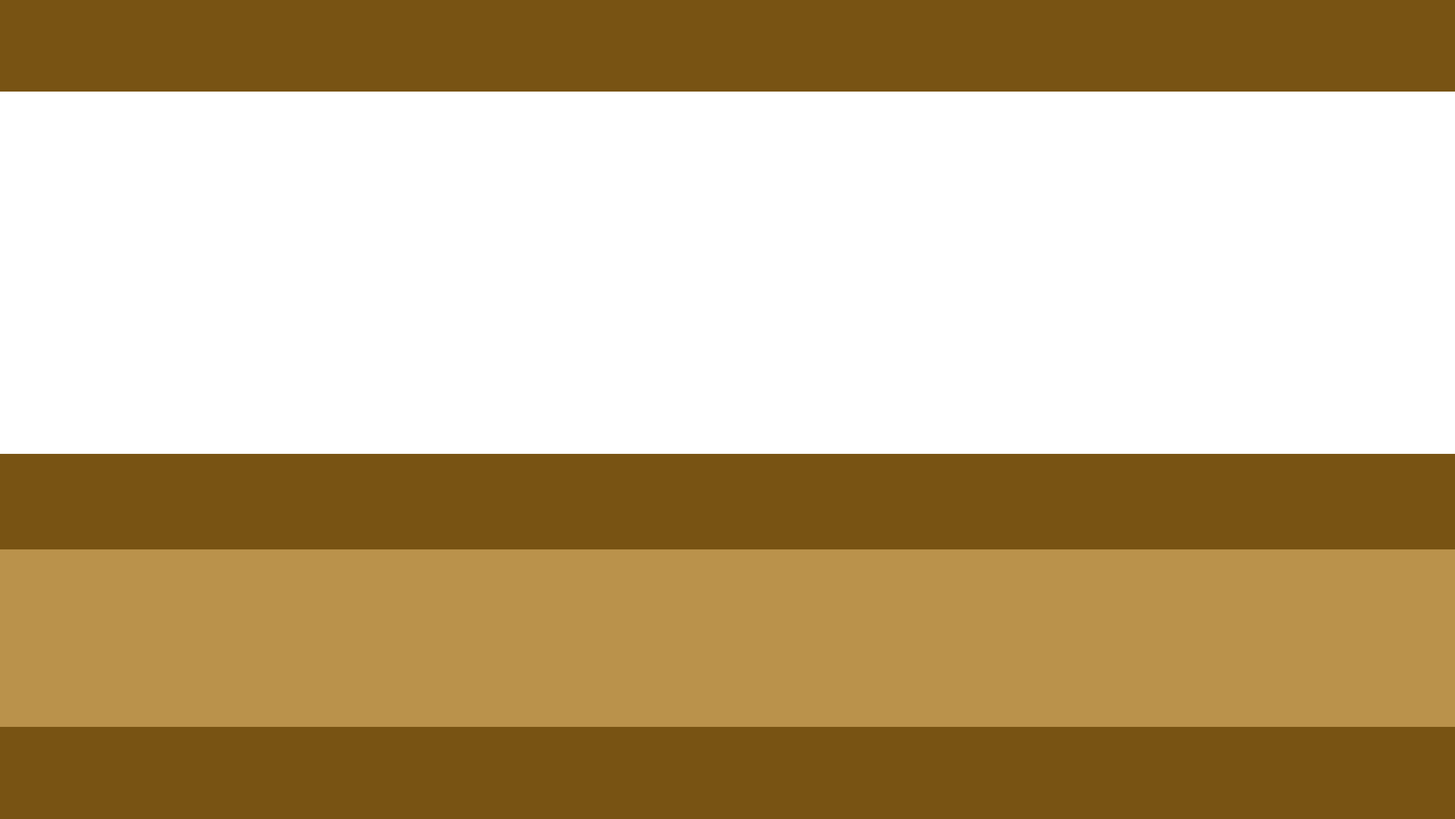
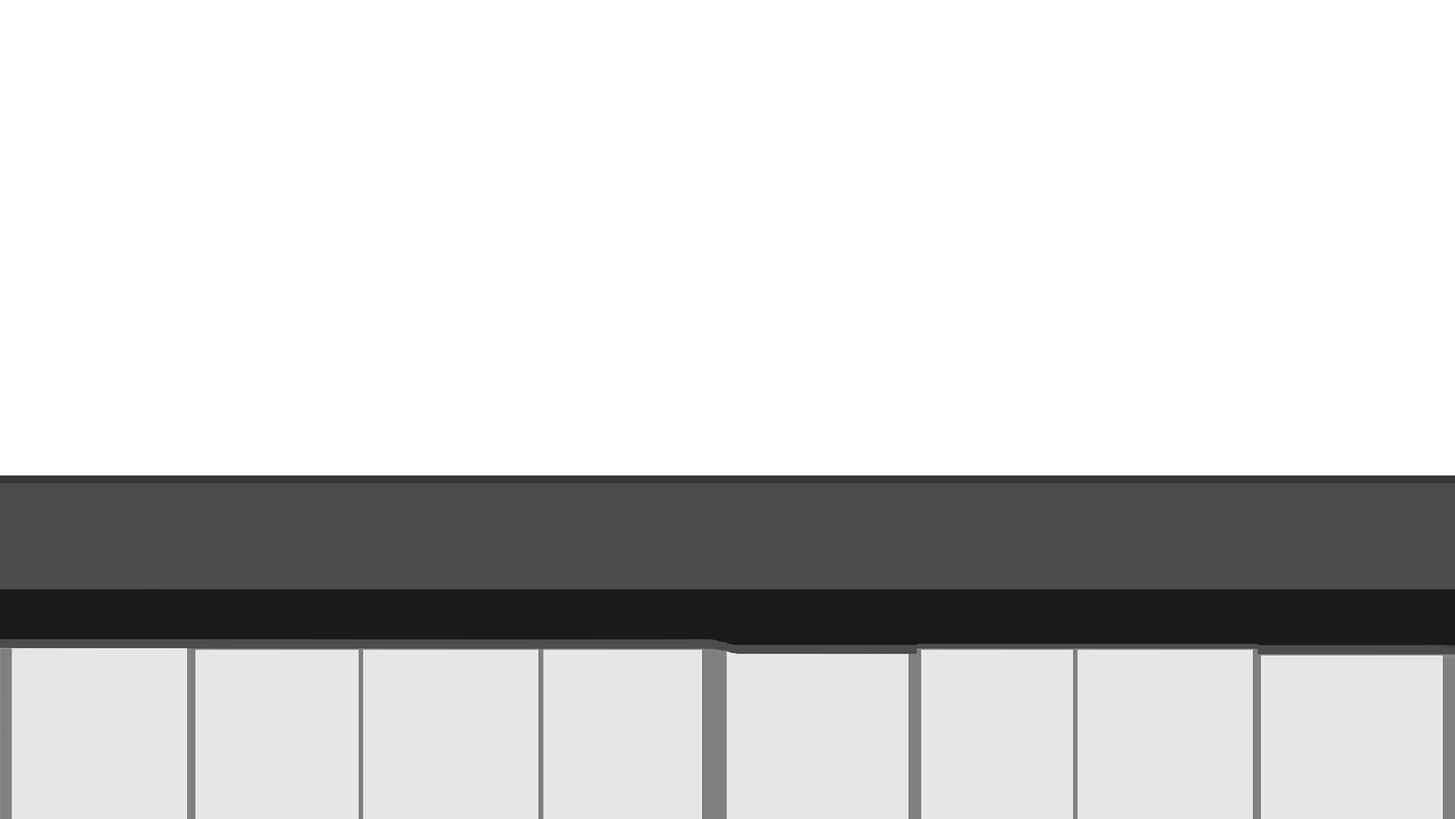
Layer changes from the first 1455 × 819 image to the second:
removed layer "Rectangle 1" (1st of 2) over [0,549,1455,727]
removed layer "Rectangle 1 copy" over [0,453,1455,819]
removed layer "Rectangle 1" (2nd of 2) over [0,0,1455,92]
added layer "Layer 6" above "Layer 5" over [1073,643,1259,819]
added layer "Layer 5" above "Layer 4" over [916,643,1102,819]
added layer "Layer 4" above "Layer 3" over [358,643,544,819]
added layer "Layer 3" above "Layer 2" over [191,643,376,819]
added layer "Layer 2" over [0,475,1455,819]
